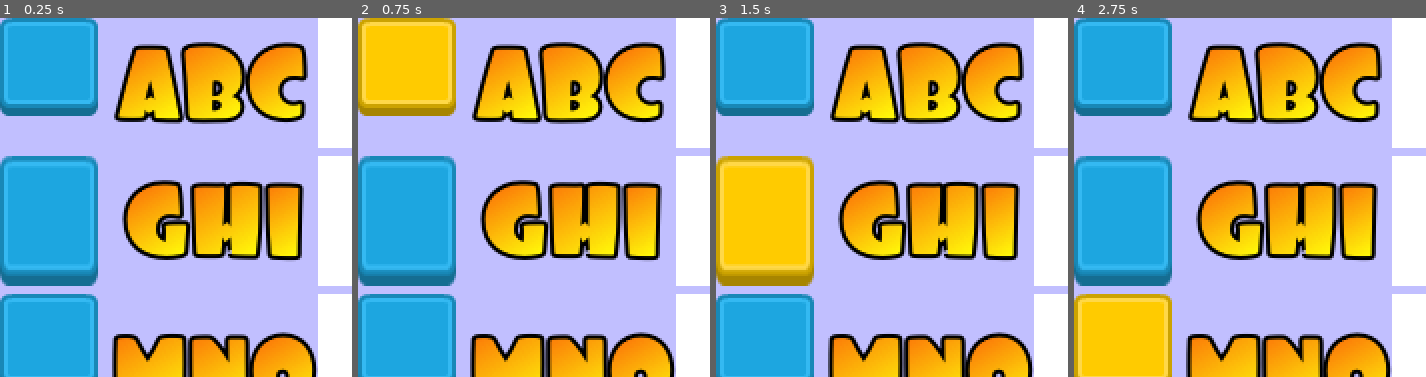
Above: before the commit, frames 1-4 (left to right).
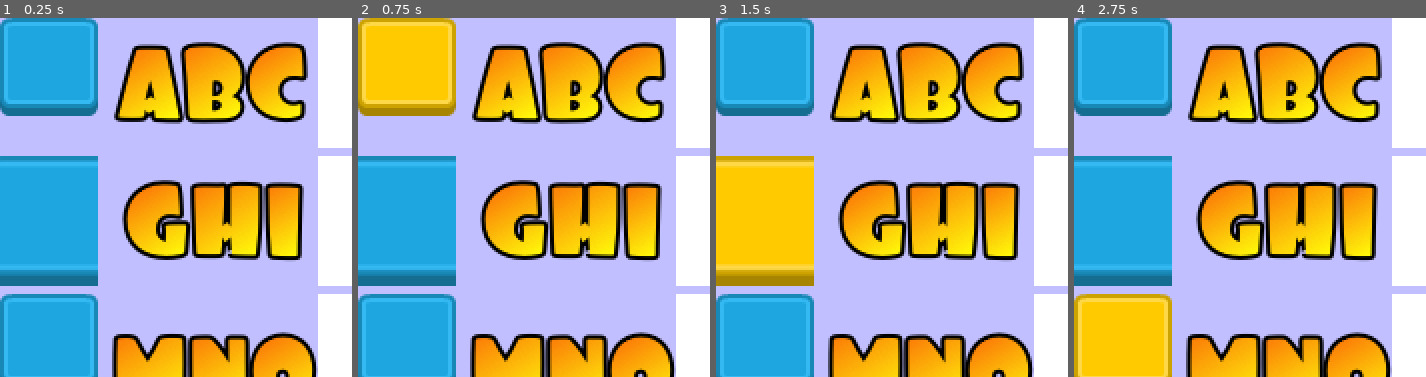
Above: after the commit, the same moments.

Repository: pixelpicosean/voltar
Game: Godot game, scene res://scene/Position.tscn
The game is run twice, just before and just after one commit, with the same random seed, the same clock (stepped at 60 frames per second) and the same inputs. The project has no main scene, so this scene is started directly.
Inputs (mouse positions are % of the whole screen's width and height, from its top left):
- Up to frame 1 (0.25 s): no input
- Up to frame 2 (0.75 s): click (7, 9) at 0.5 s
- Up to frame 3 (1.5 s): click (7, 28) at 1.25 s
- Up to frame 4 (2.75 s): click (7, 50) at 2 s
The pictures show only the part of the screen within x 0-50%, y 0-50%; the shares and areas given below are measured in that part.

The runs differ from the first frame. In frame 1, 0.9% of the frame differs, in the area x 0-28%, y 38-75%; in frame 2, 0.9%; in frame 3, 1.5%; in frame 4, 0.9%.

Commit message:
Update control sample

Diff:
--- a/assets/scene/Position.json
+++ b/assets/scene/Position.json
@@ -172,6 +172,7 @@
                     "size_flags_vertical": 1,
                     "toggle_mode": false,
                     "expand": true,
+                    "stretch_mode": 6,
                     "texture_disabled": "mask/button-disabled",
                     "texture_hover": "mask/button-hover",
                     "texture_normal": "mask/button-normal",
--- a/assets/scene/Position.tscn
+++ b/assets/scene/Position.tscn
@@ -157,6 +157,7 @@
 texture_hover = ExtResource( 3 )
 texture_disabled = ExtResource( 4 )
 expand = true
+stretch_mode = 6
 _sections_unfolded = [ "Rect", "Textures" ]
 
 [node name="Label4" type="Label" parent="Box" index="5"]
